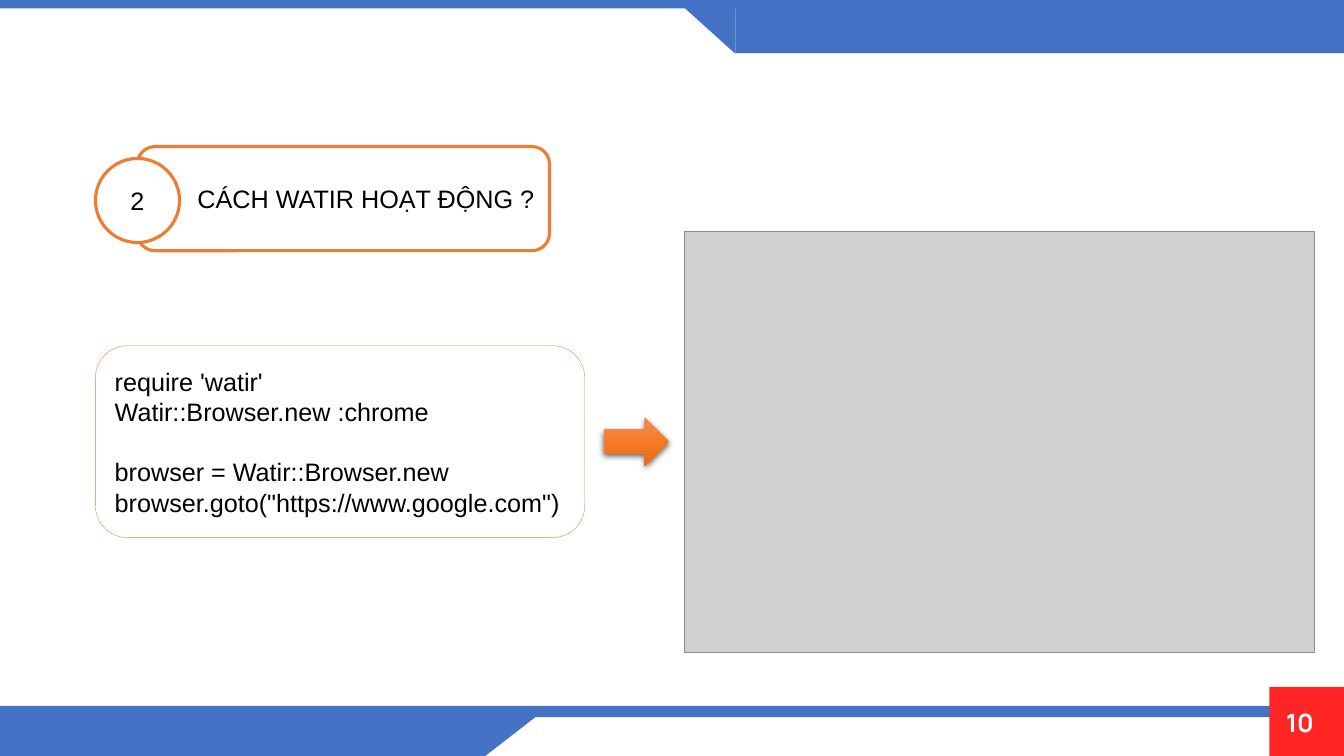
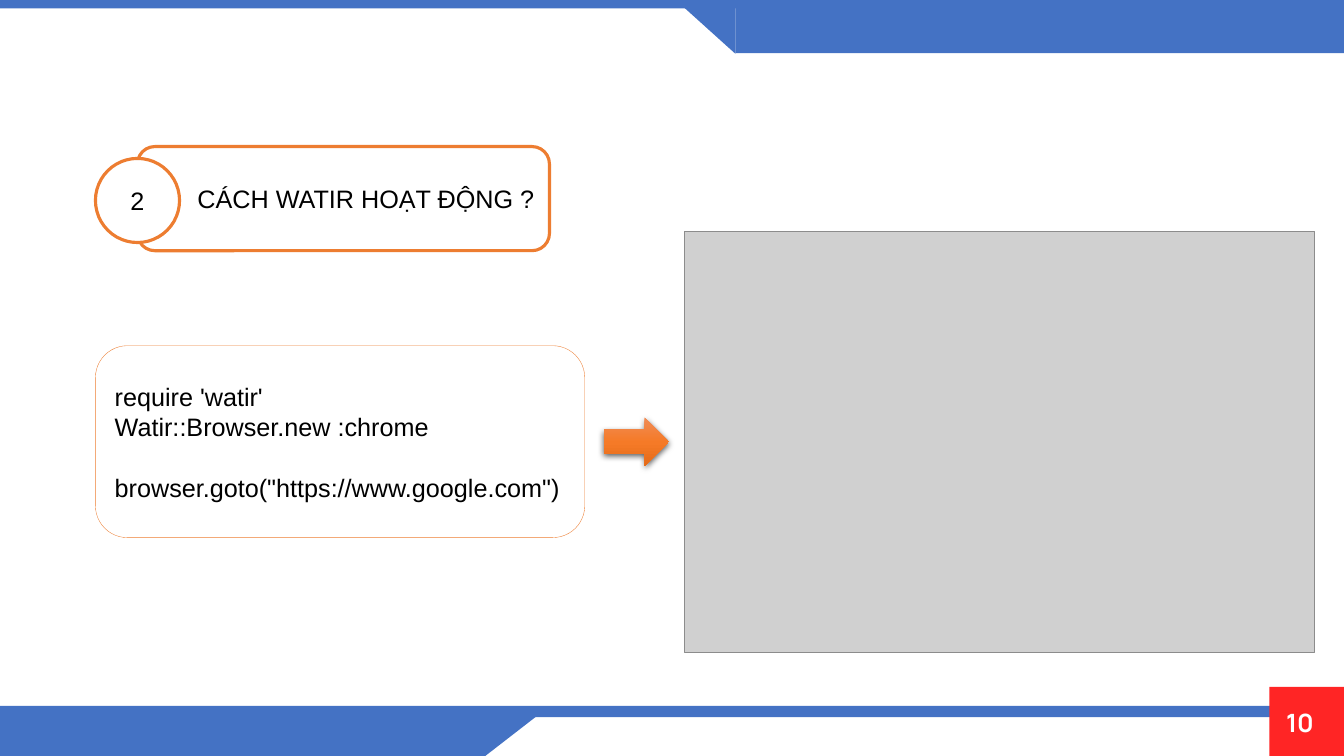
Before and after one commit to OrangeFoxie/Kiem-thu-phan-mem, a slide deck: slide 10 of TESTING/1-3.pptx. Drawn at 1344x756 pixels with LibreOffice and Linux fonts; fonts in the diff are those of the drawing; grey boxes stand for pictures; background and template pictures are left out. Boxes give left, top, right and bottom in pixels: in the first picture for what was removed or moved away, otherwise in the second. Text is boxed around its words. In the diff, an @@ line names an element or a change of style, - is before the commit and + after.

```diff
--- a/TESTING/1-3.pptx
+++ b/TESTING/1-3.pptx
@@ text in rounded rectangle at (115, 462, 449, 482): paragraph removed @@
-browser = Watir::Browser.new
```
Also in this commit, not shown: 2 other slides changed.
